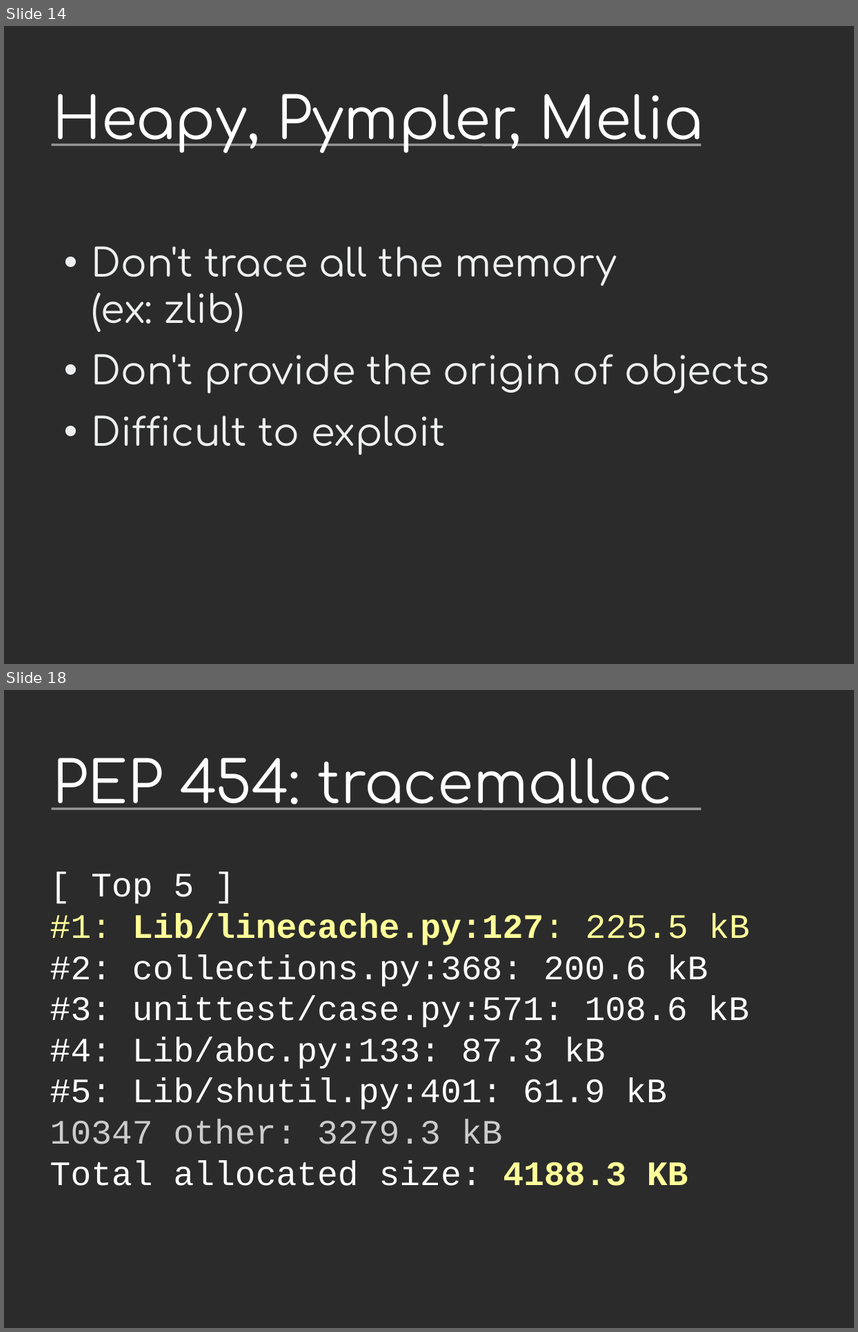
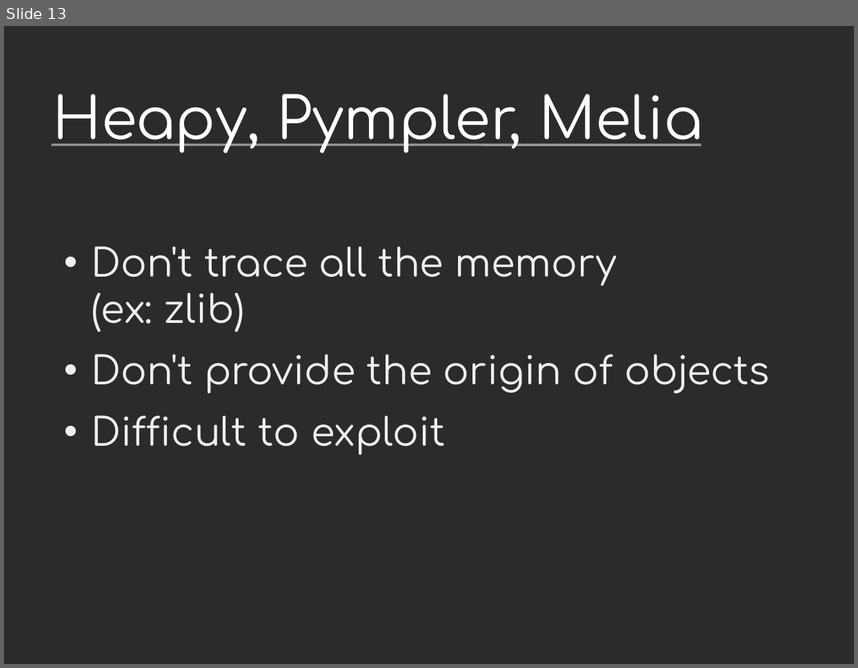
Before and after one commit to vstinner/talks, a slide deck: 2014-Pycon-Montreal/tracemalloc.odp. Shown one above the other, each under a label of ours: slides 14 and 18 before the commit, slide 13 after it; the slides between them are not shown. The pictures are 858x1332 and 858x668 pixels, drawn with LibreOffice and Linux fonts; fonts in the diff are those of the drawing; background and template pictures are left out; a plain dark background stands for a picture behind light text. Boxes give left, top, right and bottom in pixels: in the first picture for what was removed or moved away, otherwise in the second. Text is boxed around its words. In the diff, an @@ line names an element or a change of style, - is before the commit and + after.

Commit message:
tracemalloc

```diff
--- a/2014-Pycon-Montreal/tracemalloc.odp
+++ b/2014-Pycon-Montreal/tracemalloc.odp
@@ slide 18 removed at <box>4,690,854,1328</box>, background picture (left out); not listed: 1 template element that a slide beside it also shows @@
@@ title removed at <box>53,758,673,810</box> @@
-PEP 454: tracemalloc
@@ text removed at <box>50,874,750,1185</box> @@
-[ Top 5 ]
-#1: Lib/linecache.py:127: 225.5 kB
-#2: collections.py:368: 200.6 kB
-#3: unittest/case.py:571: 108.6 kB
-#4: Lib/abc.py:133: 87.3 kB
-#5: Lib/shutil.py:401: 61.9 kB
-10347 other: 3279.3 kB
-Total allocated size: 4188.3 KB
@@ what was slide 14 is now slide 13 @@
```
Also in this commit, not shown: 7 slides changed, 3 slides added, 6 other slides removed.
